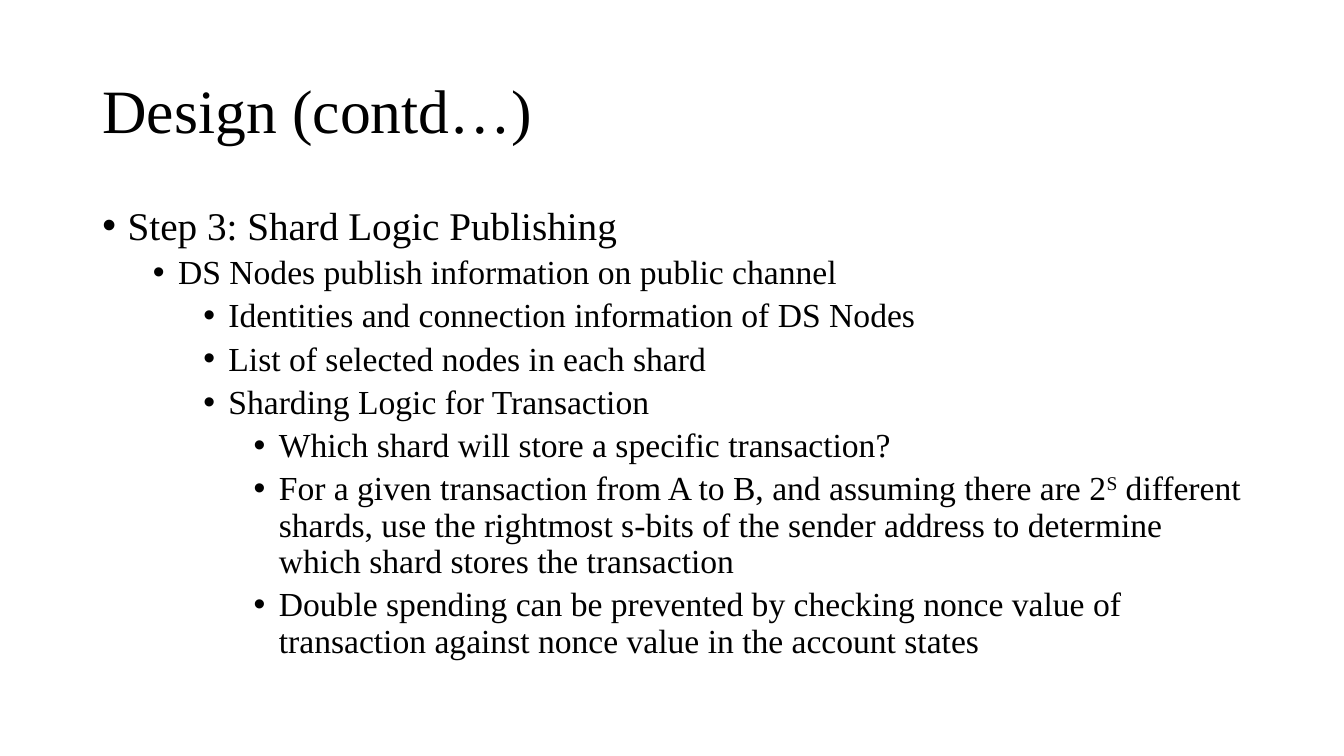
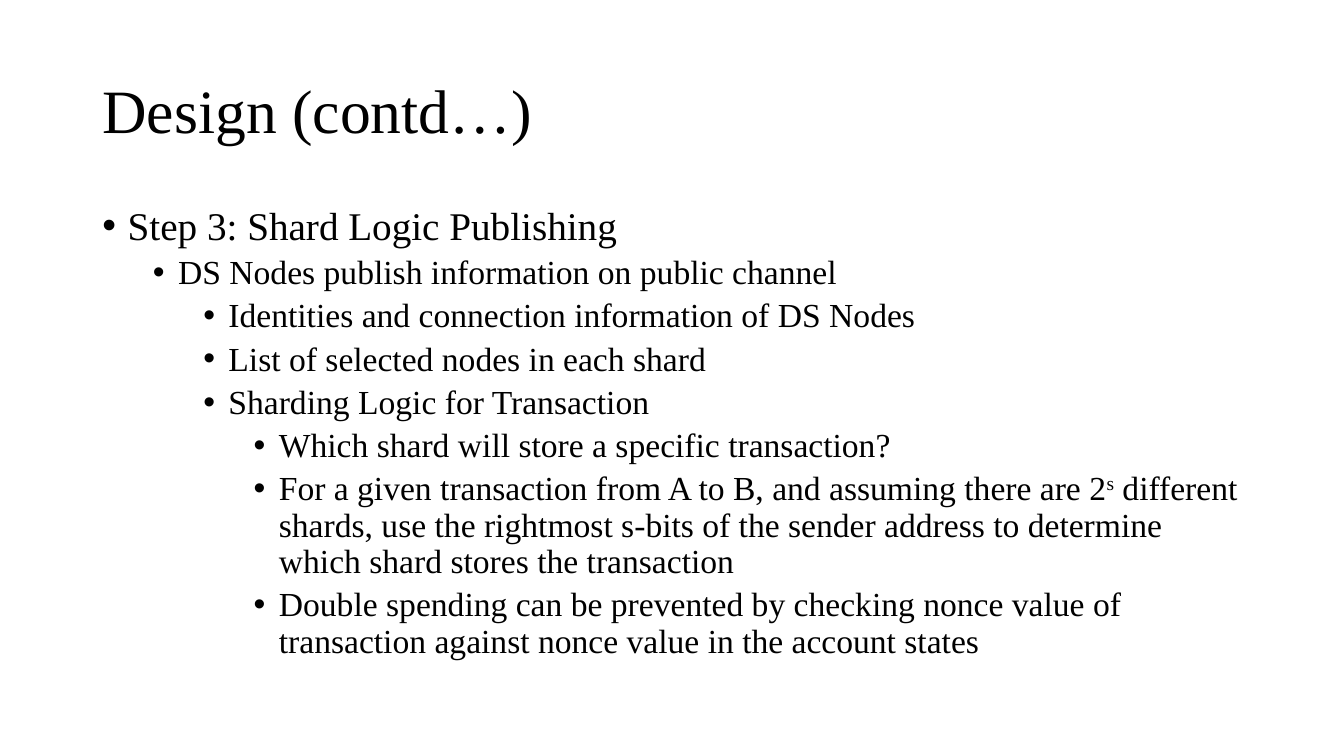
Before and after one commit to Tsajan/2018FallSemPOSTECH, a slide deck: slide 12 of CSED601 Dependable Computing/Sharding.pptx. Drawn at 1344x756 pixels with LibreOffice and Linux fonts; fonts in the diff are those of the drawing. Boxes give left, top, right and bottom in pixels: in the first picture for what was removed or moved away, otherwise in the second. Text is boxed around its words. In the diff, an @@ line names an element or a change of style, - is before the commit and + after.

```diff
--- a/CSED601 Dependable Computing/Sharding.pptx
+++ b/CSED601 Dependable Computing/Sharding.pptx
@@ text at (279, 476, 1237, 574): text changed @@
-      • For a given transaction from A to B, and assuming there are 2S different shards, use the rightmost s-bits of the sender address to determine which shard stores the transaction
+      • For a given transaction from A to B, and assuming there are 2s different shards, use the rightmost s-bits of the sender address to determine which shard stores the transaction
```
Also in this commit, not shown: 10 other slides changed, 6 slides added, 2 other files.
